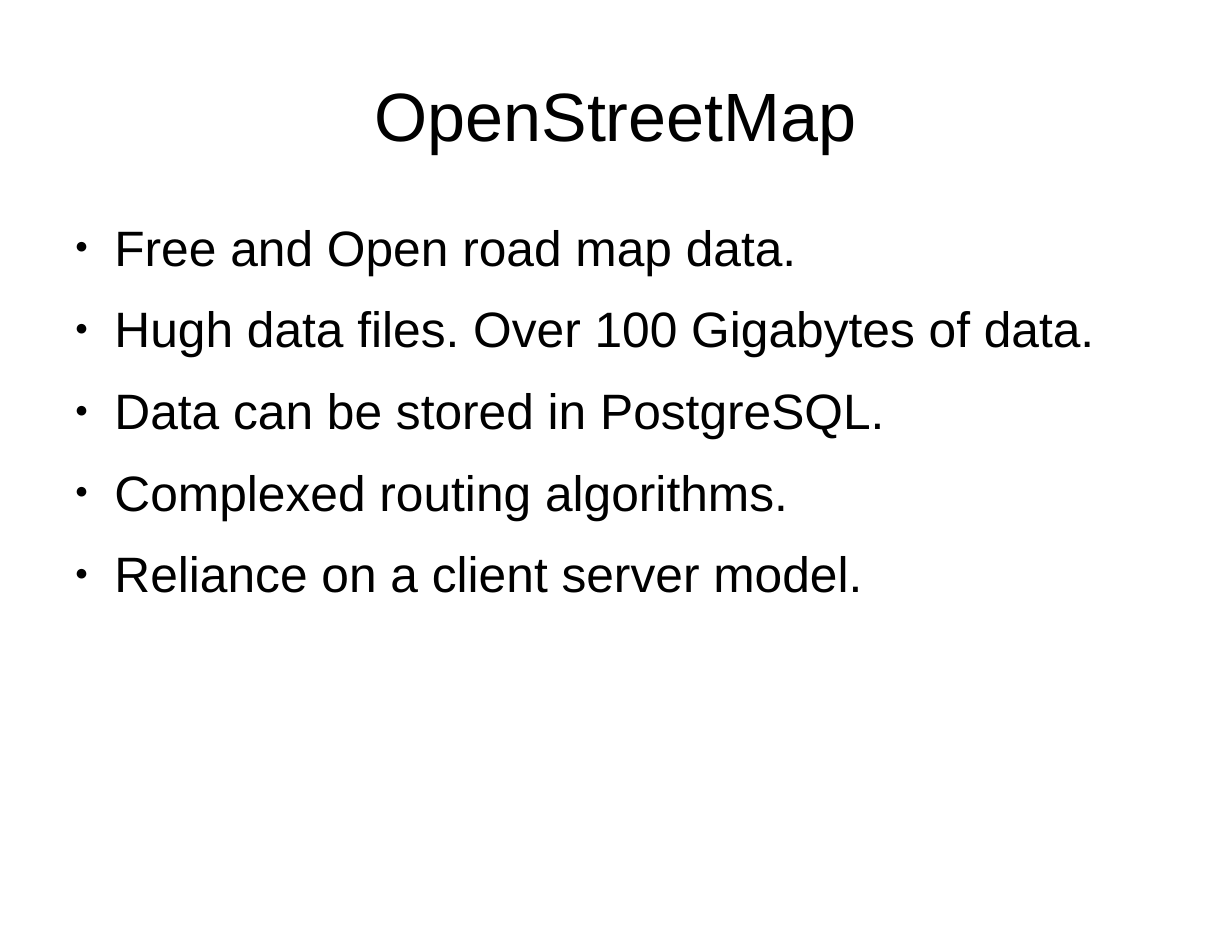
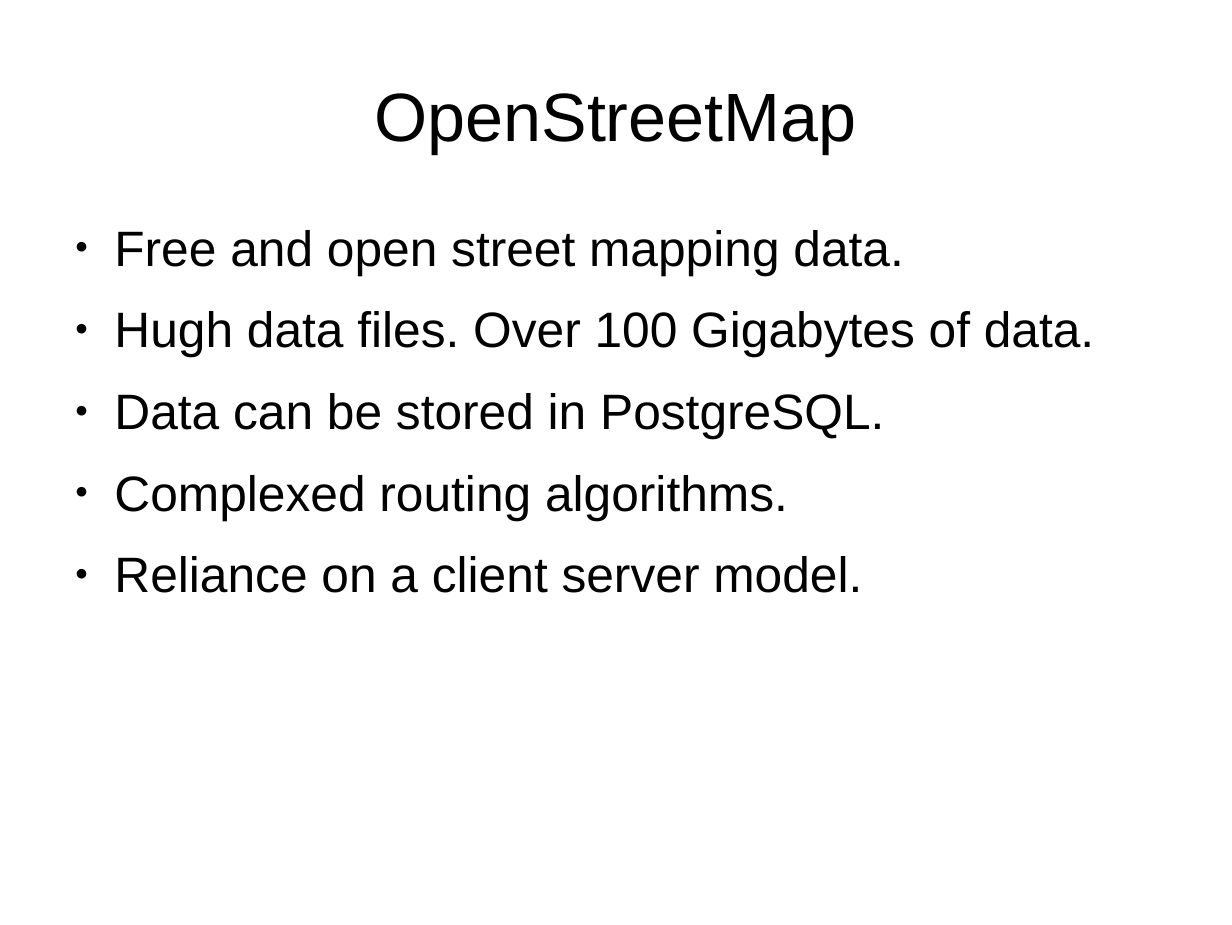
Before and after one commit to fsuarez2005/cosc481-frank-placemap, a slide deck: slide 6 of doc/presentation.odp (slide 5 before the commit). Drawn at 1232x925 pixels with LibreOffice and Linux fonts; fonts in the diff are those of the drawing. Boxes give left, top, right and bottom in pixels: in the first picture for what was removed or moved away, otherwise in the second. Text is boxed around its words. In the diff, an @@ line names an element or a change of style, - is before the commit and + after.

```diff
--- a/doc/presentation.odp
+++ b/doc/presentation.odp
@@ text at (x1=114, y1=230, x2=903, y2=275): text changed @@
-● Free and Open road map data.
+● Free and open street mapping data.
```
Also in this commit, not shown: 4 other slides changed, 1 slide removed.
